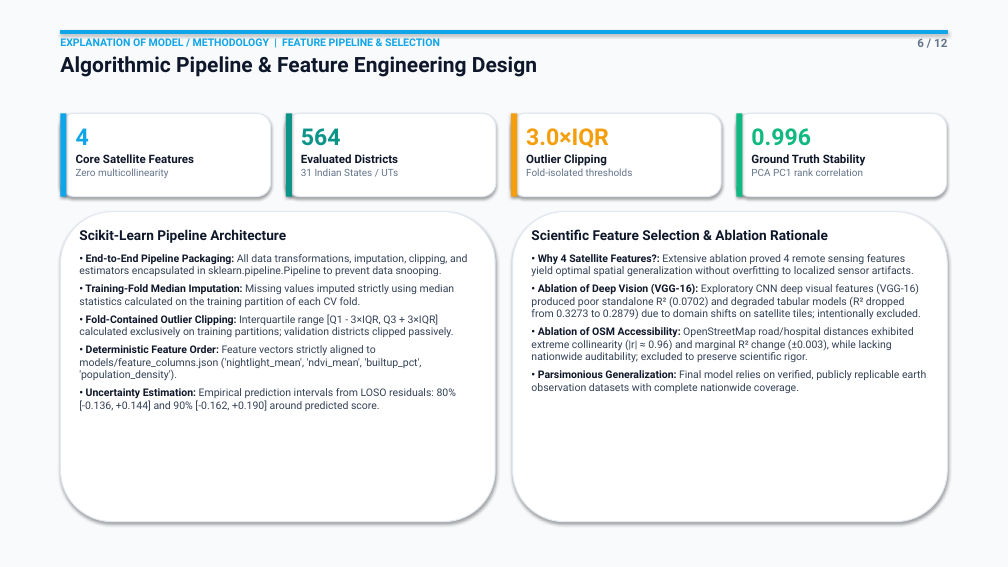
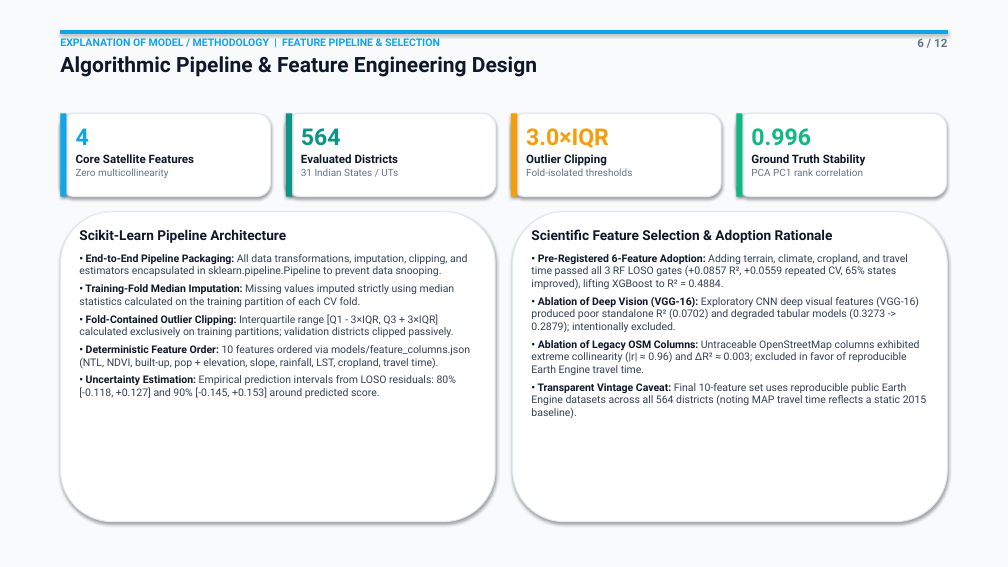
Before and after one commit to ditheshshettigar00-jpg/GeoPovertyAI, a slide deck: slide 6 of GeoPovertyAI_2nd_Review_Presentation.pptx. Drawn at 1008x567 pixels with LibreOffice and Linux fonts; fonts in the diff are those of the drawing. Boxes give left, top, right and bottom in pixels: in the first picture for what was removed or moved away, otherwise in the second. Text is boxed around its words. In the diff, an @@ line names an element or a change of style, - is before the commit and + after.

Commit message:
Update UI, docs, Review 2 slides, and tests for 10-feature XGBoost model

```diff
--- a/GeoPovertyAI_2nd_Review_Presentation.pptx
+++ b/GeoPovertyAI_2nd_Review_Presentation.pptx
@@ text at bbox=[531, 229, 927, 418]: text changed @@
-Scientific Feature Selection & Ablation Rationale
-• Why 4 Satellite Features?: Extensive ablation proved 4 remote sensing features yield optimal spatial generalization without overfitting to localized sensor artifacts.
-• Ablation of Deep Vision (VGG-16): Exploratory CNN deep visual features (VGG-16) produced poor standalone R² (0.0702) and degraded tabular models (R² dropped from 0.3273 to 0.2879) due to domain shifts on satellite tiles; intentionally excluded.
-• Ablation of OSM Accessibility: OpenStreetMap road/hospital distances exhibited extreme collinearity (|r| ≈ 0.96) and marginal R² change (±0.003), while lacking nationwide auditability; excluded to preserve scientific rigor.
-• Parsimonious Generalization: Final model relies on verified, publicly replicable earth observation datasets with complete nationwide coverage.
+Scientific Feature Selection & Adoption Rationale
+• Pre-Registered 6-Feature Adoption: Adding terrain, climate, cropland, and travel time passed all 3 RF LOSO gates (+0.0857 R², +0.0559 repeated CV, 65% states improved), lifting XGBoost to R² = 0.4884.
+• Ablation of Deep Vision (VGG-16): Exploratory CNN deep visual features (VGG-16) produced poor standalone R² (0.0702) and degraded tabular models (0.3273 -> 0.2879); intentionally excluded.
+• Ablation of Legacy OSM Columns: Untraceable OpenStreetMap columns exhibited extreme collinearity (|r| ≈ 0.96) and ΔR² ≈ 0.003; excluded in favor of reproducible Earth Engine travel time.
+• Transparent Vintage Caveat: Final 10-feature set uses reproducible public Earth Engine datasets across all 564 districts (noting MAP travel time reflects a static 2015 baseline).
@@ text at bbox=[79, 345, 470, 398]: text changed @@
-• Deterministic Feature Order: Feature vectors strictly aligned to models/feature_columns.json ('nightlight_mean', 'ndvi_mean', 'builtup_pct', 'population_density').
-• Uncertainty Estimation: Empirical prediction intervals from LOSO residuals: 80% [-0.136, +0.144] and 90% [-0.162, +0.190] around predicted score.
+• Deterministic Feature Order: 10 features ordered via models/feature_columns.json (NTL, NDVI, built-up, pop + elevation, slope, rainfall, LST, cropland, travel time).
+• Uncertainty Estimation: Empirical prediction intervals from LOSO residuals: 80% [-0.118, +0.127] and 90% [-0.145, +0.153] around predicted score.
```
Also in this commit, not shown: 9 other slides changed, 19 other files.
